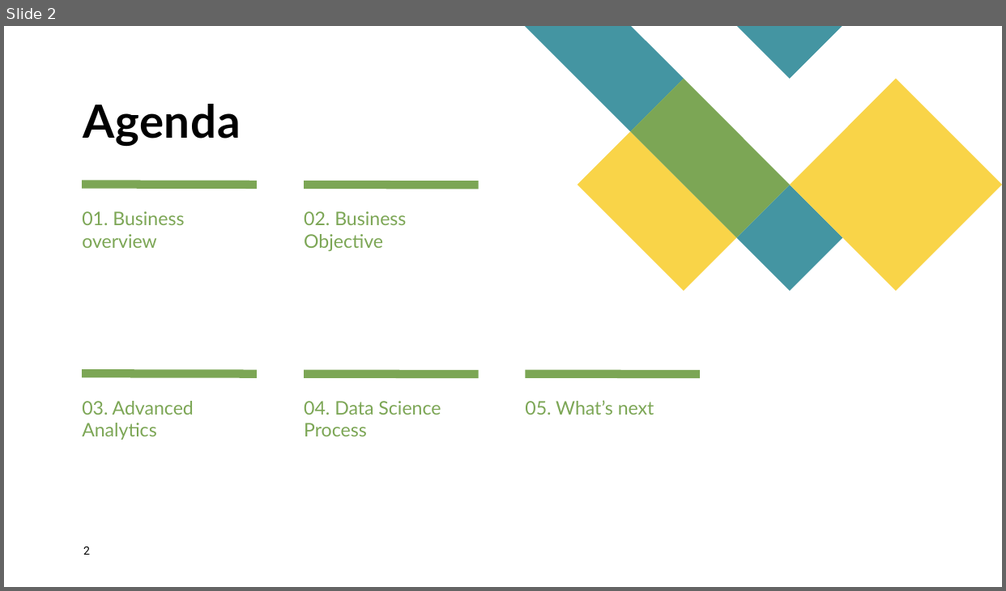
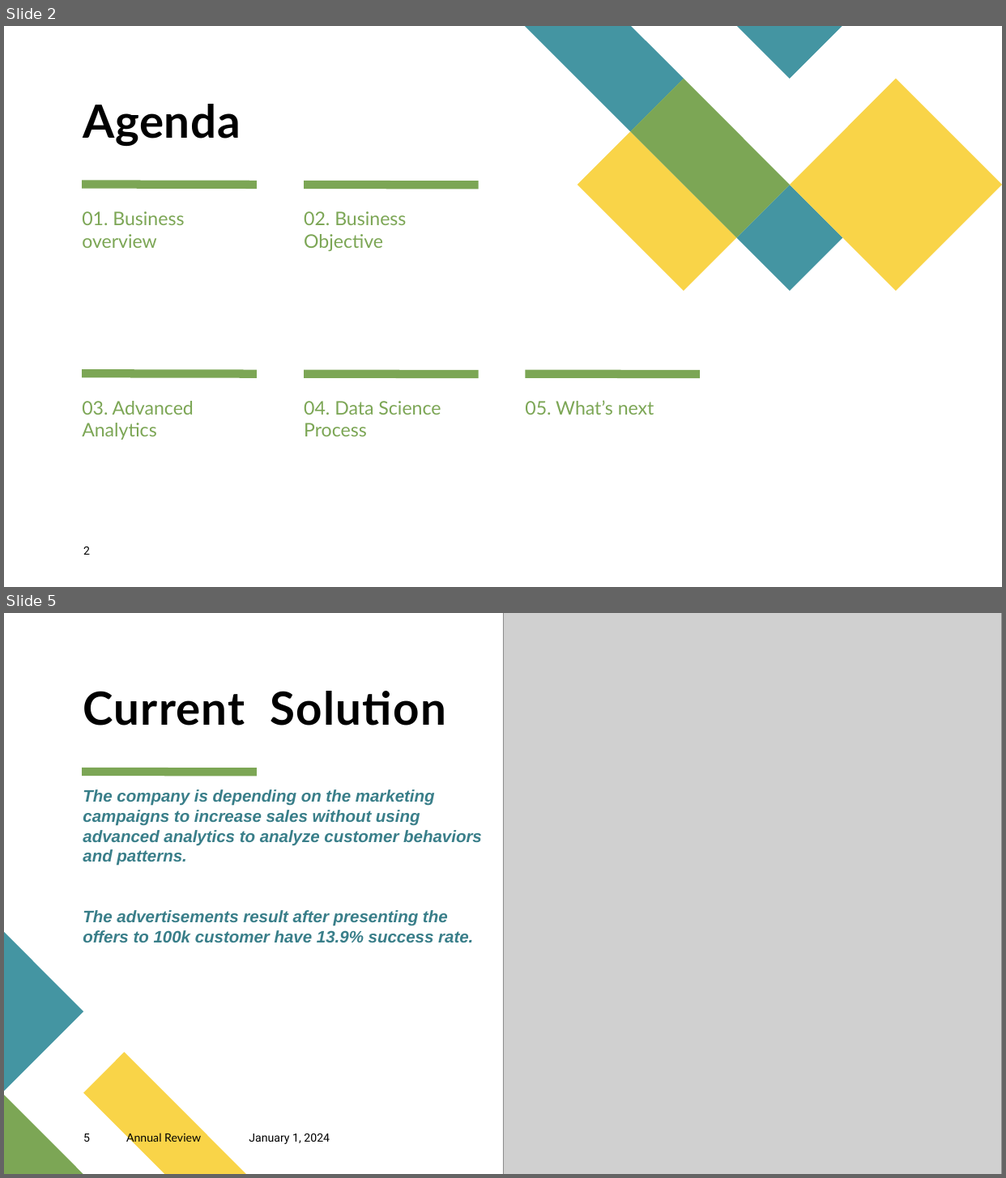
Before and after one commit to AlyAEE/Sports-Wear-Group-Classification-Project, a slide deck: Sport Wear Group Analytics.pptx. Shown one above the other, each under a label of ours: slide 2 before the commit, slides 2 and 5 after it; the slides between them are not shown. The pictures are 1006x591 and 1006x1178 pixels, drawn with LibreOffice and Linux fonts; fonts in the diff are those of the drawing; grey boxes stand for pictures. Boxes give left, top, right and bottom in pixels: in the first picture for what was removed or moved away, otherwise in the second. Text is boxed around its words. In the diff, an @@ line names an element or a change of style, - is before the commit and + after.

```diff
--- a/Sport Wear Group Analytics.pptx
+++ b/Sport Wear Group Analytics.pptx
@@ slide 5 added at bbox=[4, 613, 1002, 1174], background #FFFFFF; not listed: 1 template element that a slide beside it also shows @@
@@ picture added at bbox=[503, 613, 1002, 1174] @@
@@ title added at bbox=[83, 691, 447, 726], 44 pt, text #000000, bold @@
+Current Solution
@@ text added at bbox=[83, 790, 482, 943], 16 pt, text #397E89, bold, italic @@
+The company is depending on the marketing campaigns to increase sales without using advanced analytics to analyze customer behaviors and patterns.
+The advertisements result after presenting the offers to 100k customer have 13.9% success rate.
@@ freeform shape added at bbox=[4, 933, 83, 1092], fill #4495A2 @@
@@ freeform shape added at bbox=[83, 1053, 246, 1174], fill #F9D448 @@
@@ freeform shape added at bbox=[4, 1095, 83, 1174], fill #7CA655 @@
@@ page number added at bbox=[83, 1134, 90, 1142], 11 pt, text #000000 @@
+5
@@ text added at bbox=[126, 1133, 201, 1145], 11 pt, text #000000 @@
+Annual Review
@@ text added at bbox=[249, 1134, 330, 1144], 11 pt, text #000000 @@
+January 1, 2024
```
Also in this commit, not shown: 27 slides changed, 2 other slides added, 5 other files.
